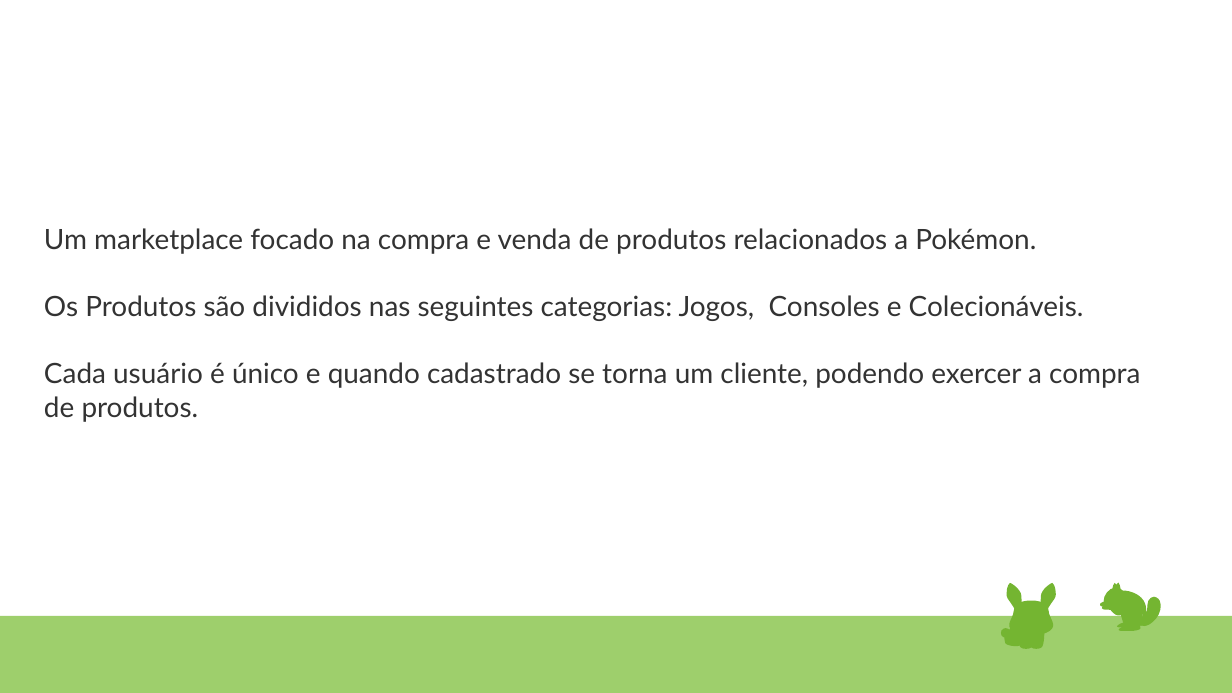
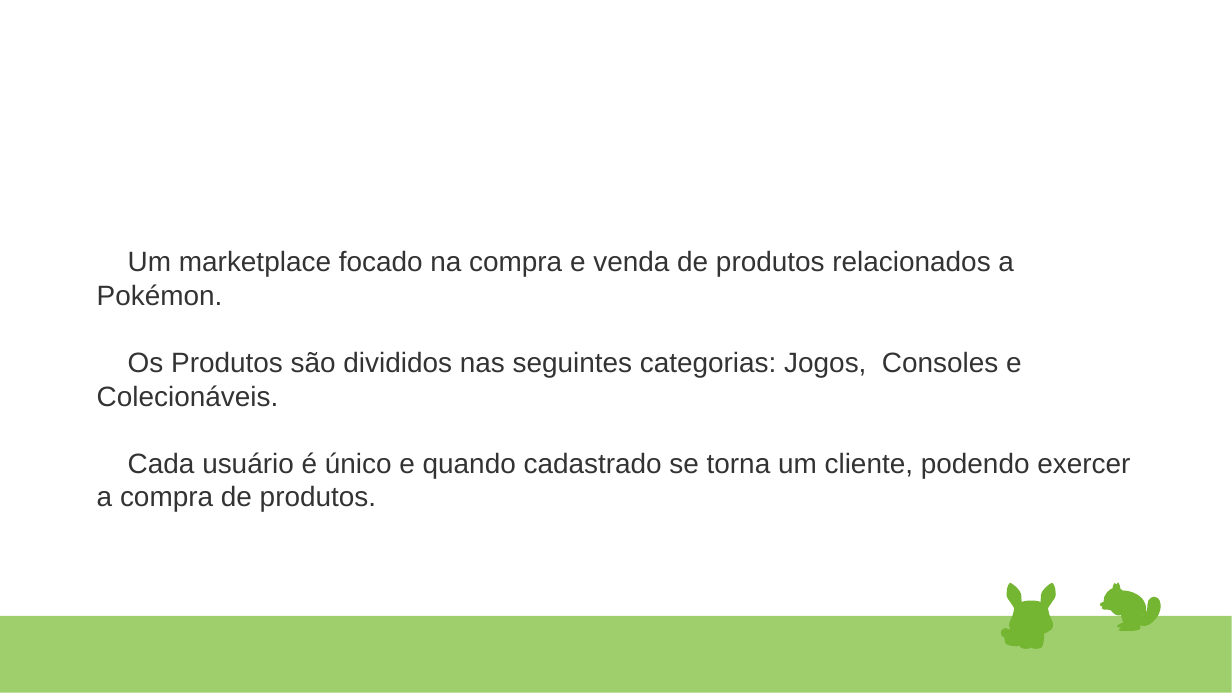
Before and after one commit to Felipe-Noguez/trabalho-final-spring, a slide deck: slide 2 of Apresentacao Pokestore - Kafka.pptx. Drawn at 1232x693 pixels with LibreOffice and Linux fonts; fonts in the diff are those of the drawing. Boxes give left, top, right and bottom in pixels: in the first picture for what was removed or moved away, otherwise in the second. Text is boxed around its words. In the diff, an @@ line names an element or a change of style, - is before the commit and + after.

```diff
--- a/Apresentacao Pokestore - Kafka.pptx
+++ b/Apresentacao Pokestore - Kafka.pptx
@@ text "Um marketplace focado na compra ...": place and size @@
-text "Um marketplace focado na compra ..." at [44, 228, 1140, 422]
+text "Um marketplace focado na compra ..." at [97, 250, 1130, 511]
@@ text "Um marketplace focado na compra ..." at [97, 250, 1130, 511]: font Lato to Arial, highlight #000000 to none @@
@@ freeform shape removed at [0, 616, 1232, 693] @@
@@ rectangle added at [0, 616, 1232, 693], fill #9ECF6C @@
```
Also in this commit, not shown: 7 other slides changed.
